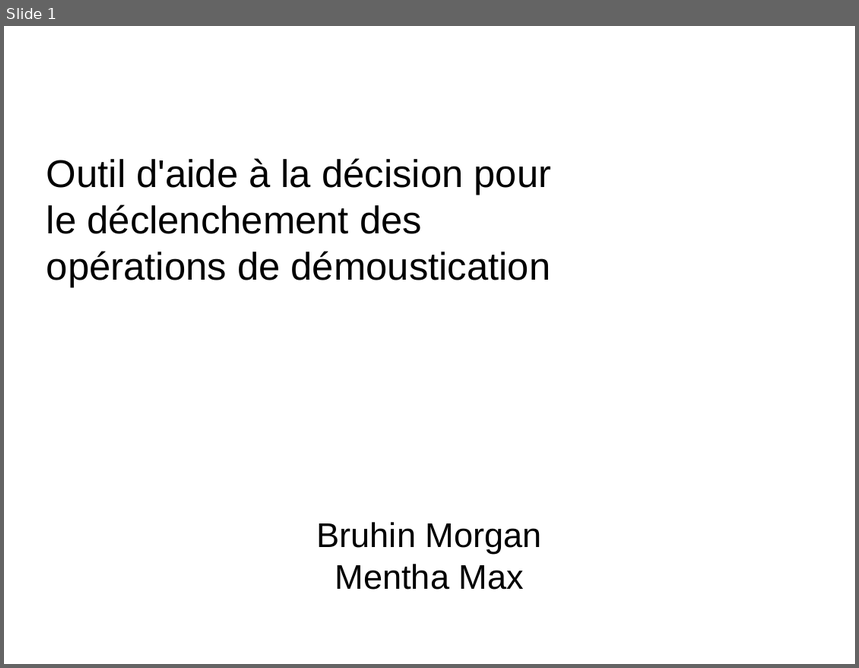
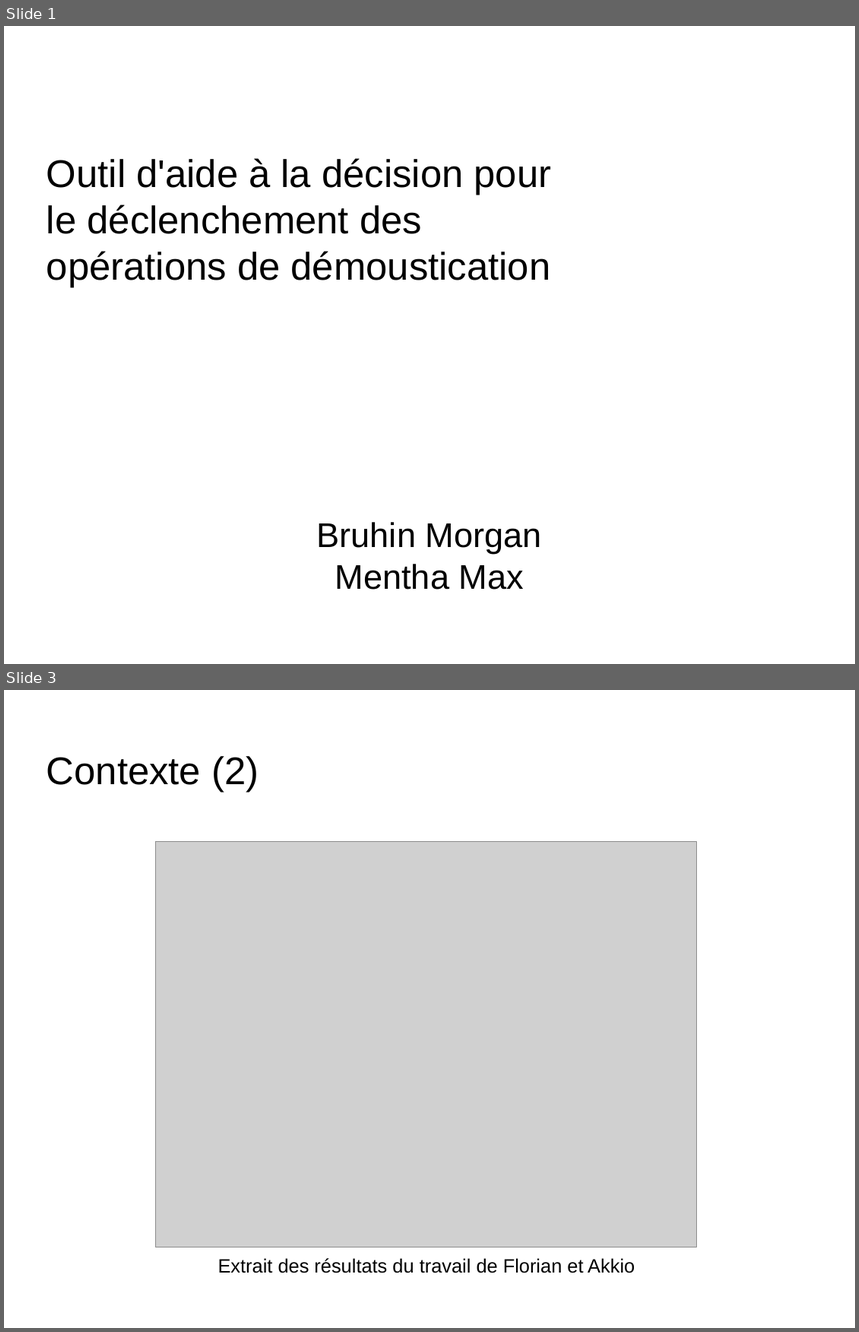
Before and after one commit to nesta7/designProject, a slide deck: presentation_6_juin_Broc.odp. Shown one above the other, each under a label of ours: slide 1 before the commit, slides 1 and 3 after it; the slides between them are not shown. The pictures are 859x668 and 859x1332 pixels, drawn with LibreOffice and Linux fonts; fonts in the diff are those of the drawing; grey boxes stand for pictures; background and template pictures are left out. Boxes give left, top, right and bottom in pixels: in the first picture for what was removed or moved away, otherwise in the second. Text is boxed around its words. In the diff, an @@ line names an element or a change of style, - is before the commit and + after.

```diff
--- a/presentation_6_juin_Broc.odp
+++ b/presentation_6_juin_Broc.odp
@@ slide 3 added at [4, 690, 855, 1328], background picture (left out) @@
@@ title added at [47, 756, 259, 792], 36 pt, text #000000 @@
+Contexte (2)
@@ picture added at [156, 842, 698, 1248] @@
@@ text added at [218, 1258, 635, 1274], 18 pt, text #000000 @@
+Extrait des résultats du travail de Florian et Akkio
```
Also in this commit, not shown: 7 slides changed, 7 other slides added, 1 slide removed.
